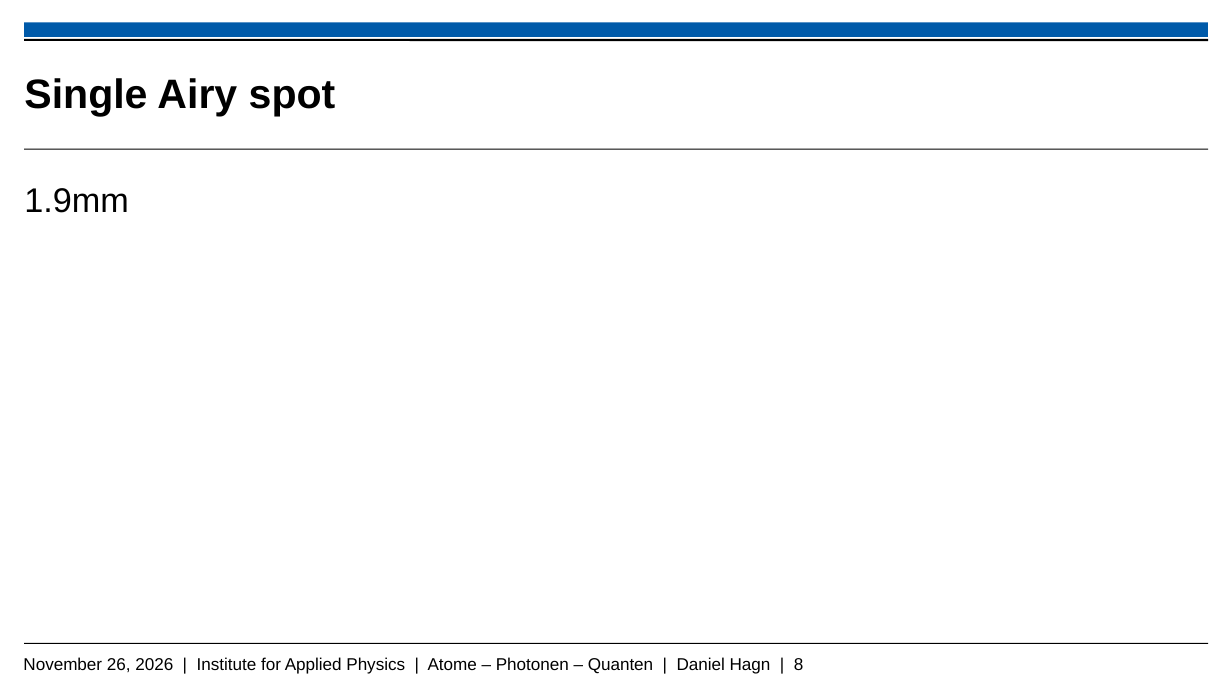
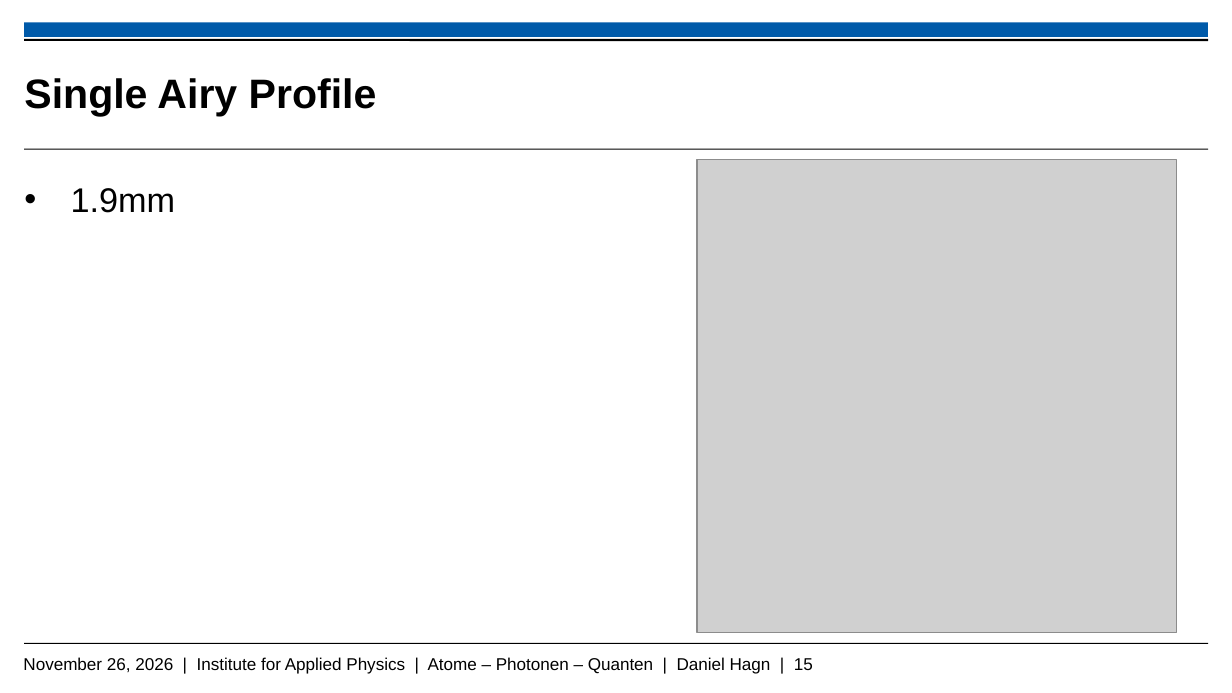
Before and after one commit to Daniel-Hagn-physik/Masterthesis_Backup, a slide deck: slide 15 of Hagn_Daniel_Mastervortrag.pptx (slide 8 before the commit). Drawn at 1232x693 pixels with LibreOffice and Linux fonts; fonts in the diff are those of the drawing; grey boxes stand for pictures; background and template pictures are left out. Boxes give left, top, right and bottom in pixels: in the first picture for what was removed or moved away, otherwise in the second. Text is boxed around its words. In the diff, an @@ line names an element or a change of style, - is before the commit and + after.

```diff
--- a/Hagn_Daniel_Mastervortrag.pptx
+++ b/Hagn_Daniel_Mastervortrag.pptx
@@ title at box(24, 78, 377, 116): text changed @@
-Single Airy spot
+Single Airy Profile
@@ text "1.9mm" at box(71, 188, 176, 213): bullet none to • @@
@@ picture added at box(697, 160, 1177, 633) @@
@@ text at box(23, 657, 813, 674): text changed @@
-November 26, 2026 | Institute for Applied Physics | Atome – Photonen – Quanten | Daniel Hagn | 8
+November 26, 2026 | Institute for Applied Physics | Atome – Photonen – Quanten | Daniel Hagn | 15
```
Also in this commit, not shown: 11 other slides changed, 10 slides added, 5 other files.
